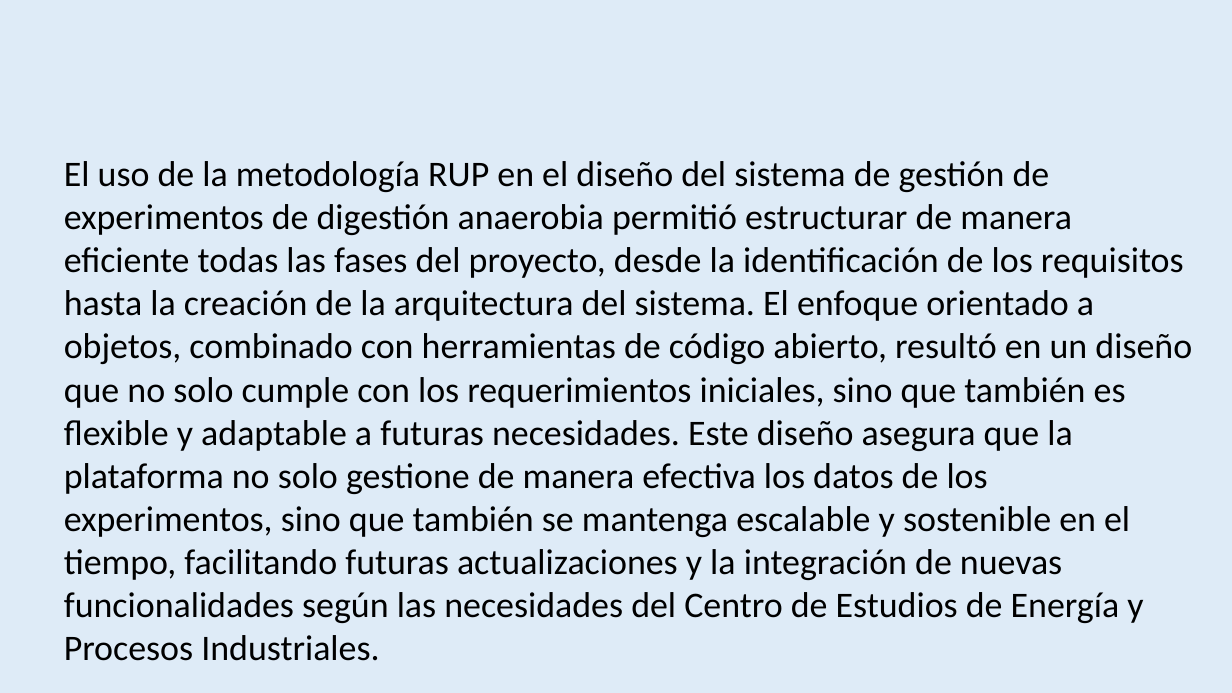
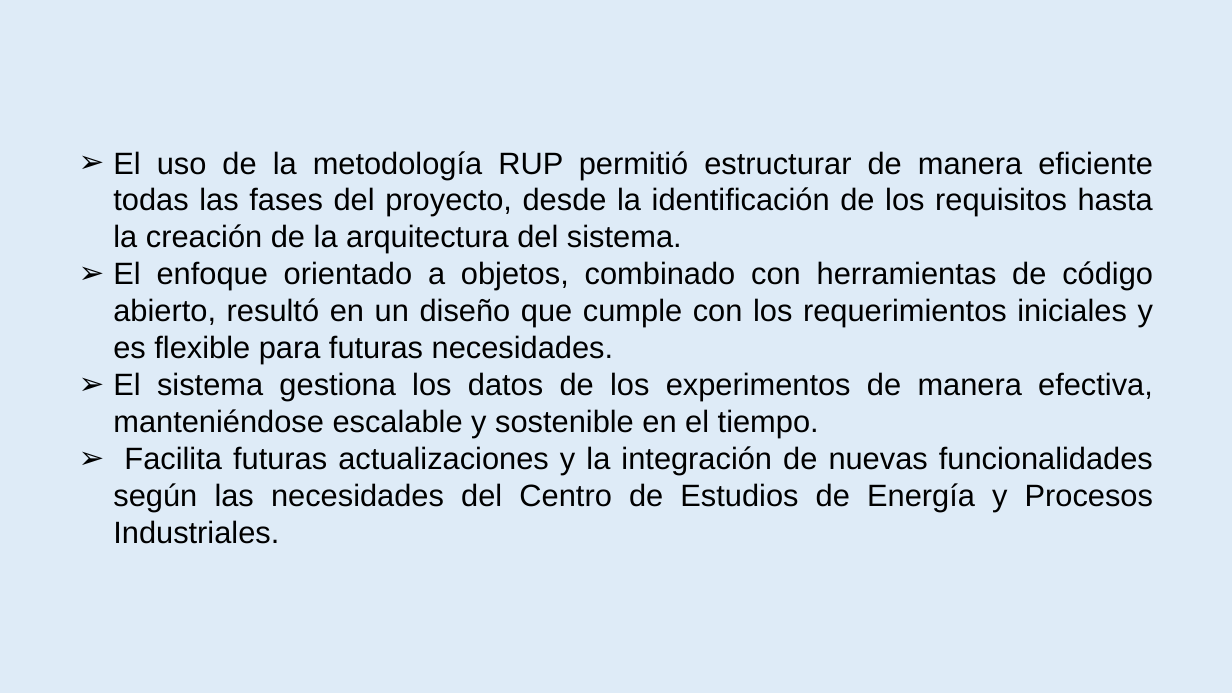
Before and after one commit to amypadron/prower_tesis, a slide deck: slide 45 of Digestión anaerobía.Original.pptx. Drawn at 1232x693 pixels with LibreOffice and Linux fonts; fonts in the diff are those of the drawing. Boxes give left, top, right and bottom in pixels: in the first picture for what was removed or moved away, otherwise in the second. Text is boxed around its words. In the diff, an @@ line names an element or a change of style, - is before the commit and + after.

```diff
--- a/Digestión anaerobía.Original.pptx
+++ b/Digestión anaerobía.Original.pptx
@@ text "El uso de la metodología ..." at bbox=[113, 151, 1153, 544]: vertical alignment top to middle @@
@@ text at bbox=[113, 151, 1153, 544]: text changed; size 28 to 24 pt; font Calibri to Arial @@
-El uso de la metodología RUP en el diseño del sistema de gestión de experimentos de digestión anaerobia permitió estructurar de manera eficiente todas las fases del proyecto, desde la identificación de los requisitos hasta la creación de la arquitectura del sistema. El enfoque orientado a objetos, combinado con herramientas de código abierto, resultó en un diseño que no solo cumple con los requerimientos iniciales, sino que también es flexible y adaptable a futuras necesidades. Este diseño asegura que la plataforma no solo gestione de manera efectiva los datos de los experimentos, sino que también se mantenga escalable y sostenible en el tiempo, facilitando futuras actualizaciones y la integración de nuevas funcionalidades según las necesidades del Centro de Estudios de Energía y Procesos Industriales.
+➢ El uso de la metodología RUP permitió estructurar de manera eficiente todas las fases del proyecto, desde la identificación de los requisitos hasta la creación de la arquitectura del sistema.
+➢ El enfoque orientado a objetos, combinado con herramientas de código abierto, resultó en un diseño que cumple con los requerimientos iniciales y es flexible para futuras necesidades.
+➢ El sistema gestiona los datos de los experimentos de manera efectiva, manteniéndose escalable y sostenible en el tiempo.
+➢ Facilita futuras actualizaciones y la integración de nuevas funcionalidades según las necesidades del Centro de Estudios de Energía y Procesos Industriales.
```
Also in this commit, not shown: 2 other slides changed.
